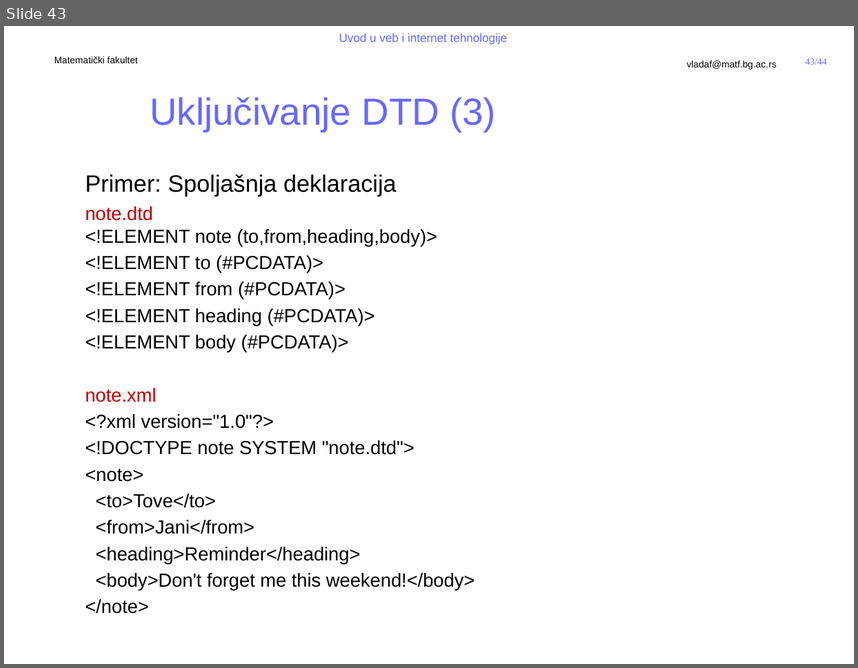
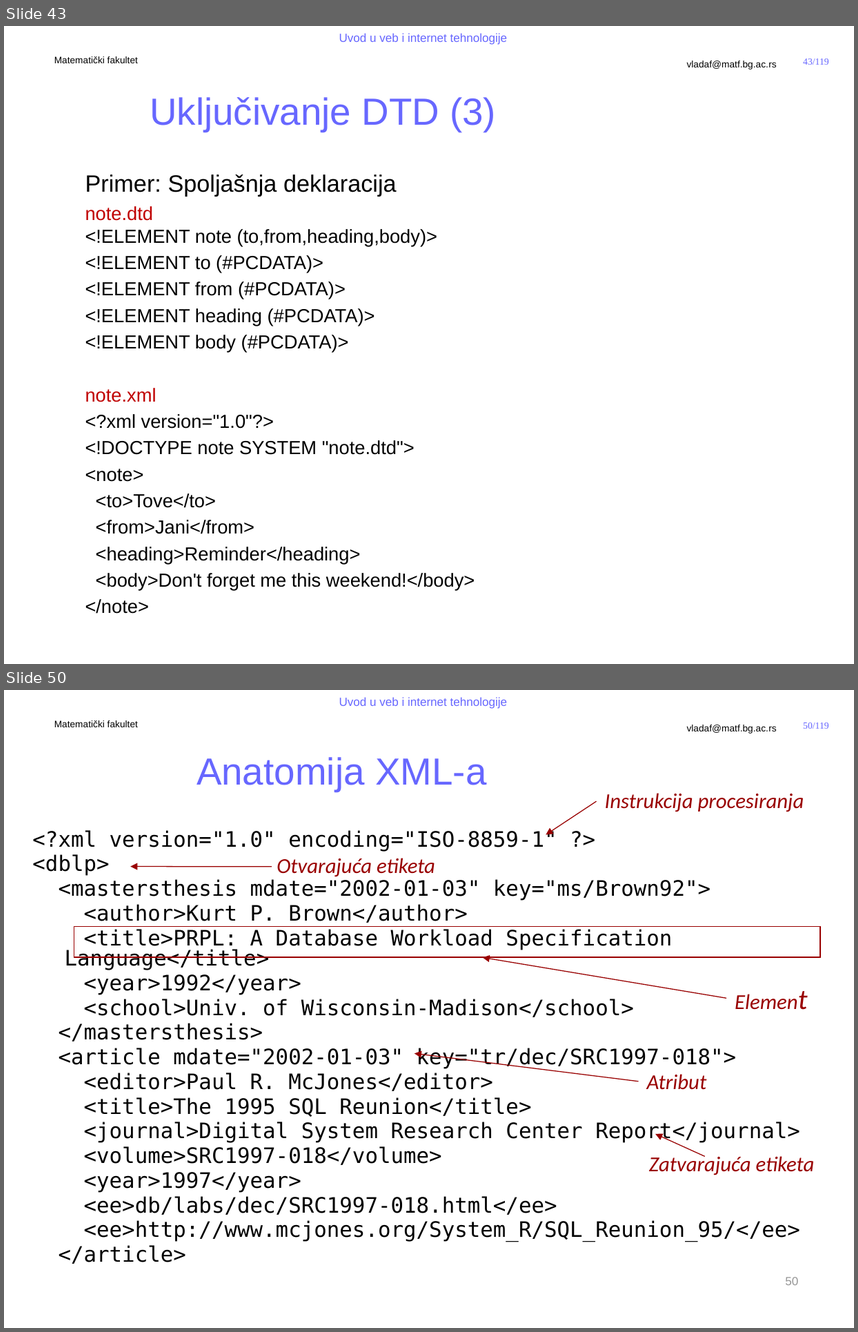
Before and after one commit to MatfUVIT/info, a slide deck: predavanja/prezentacije/UVIT02-01-Jezici za obelezavanje.pptx. Shown one above the other, each under a label of ours: slide 43 before the commit, slides 43 and 50 after it; the slides between them are not shown. The pictures are 858x668 and 858x1332 pixels, drawn with LibreOffice and Linux fonts; fonts in the diff are those of the drawing; background and template pictures are left out. Boxes give left, top, right and bottom in pixels: in the first picture for what was removed or moved away, otherwise in the second. Text is boxed around its words. In the diff, an @@ line names an element or a change of style, - is before the commit and + after.

```diff
--- a/predavanja/prezentacije/UVIT02-01-Jezici za obelezavanje.pptx
+++ b/predavanja/prezentacije/UVIT02-01-Jezici za obelezavanje.pptx
@@ slide 50 added at [4,690,854,1328], background #FFFFFF; not listed: 5 template elements that a slide beside it also shows @@
@@ title added at [197,757,486,791], 32 pt, text #6767FF @@
+Anatomija XML-a
@@ text added at [605,793,804,812], 18 pt, text #990000, italic @@
+Instrukcija procesiranja
@@ arrow added from (597, 801) to (546, 834), #990000 0.75 pt @@
@@ text added at [32,829,800,1263], 18 pt, text #000000 @@
+<?xml version="1.0" encoding="ISO-8859-1" ?>
+<dblp>
+<mastersthesis mdate="2002-01-03" key="ms/Brown92">
+<author>Kurt P. Brown</author>
+<title>PRPL: A Database Workload Specification Language</title>
+<year>1992</year>
+<school>Univ. of Wisconsin-Madison</school>
+</mastersthesis>
+<article mdate="2002-01-03" key="tr/dec/SRC1997-018">
+<editor>Paul R. McJones</editor>
+<title>The 1995 SQL Reunion</title>
+<journal>Digital System Research Center Report</journal>
+<volume>SRC1997-018</volume>
+<year>1997</year>
+<ee>db/labs/dec/SRC1997-018.html</ee>
+<ee>http://www.mcjones.org/System_R/SQL_Reunion_95/</ee>
+</article>
@@ arrow added from (272, 867) to (131, 866), #990000 0.75 pt @@
@@ text added at [277,858,435,877], 18 pt, text #990000, italic @@
+Otvarajuća etiketa
@@ rectangle added at [74,926,820,957], outline #990000 1 pt @@
@@ arrow added from (726, 998) to (483, 957), #990000 0.75 pt @@
@@ text added at [726,976,818,1019], 18 pt, text #990000, italic @@
+Element
@@ arrow added from (638, 1081) to (415, 1053), #990000 0.75 pt @@
@@ text added at [647,1074,707,1090], 18 pt, text #990000, italic @@
+Atribut
@@ arrow added from (704, 1156) to (655, 1134), #990000 0.75 pt @@
@@ text added at [649,1153,815,1175], 18 pt, text #990000, italic @@
+Zatvarajuća etiketa
@@ page number added at [785,1276,798,1285], 10 pt, text #969696 @@
+50
@@ page number at [803,58,829,65]: text changed @@
-43/44
+43/119
```
Also in this commit, not shown: 2 slides changed, 74 other slides added, 2 other files.
